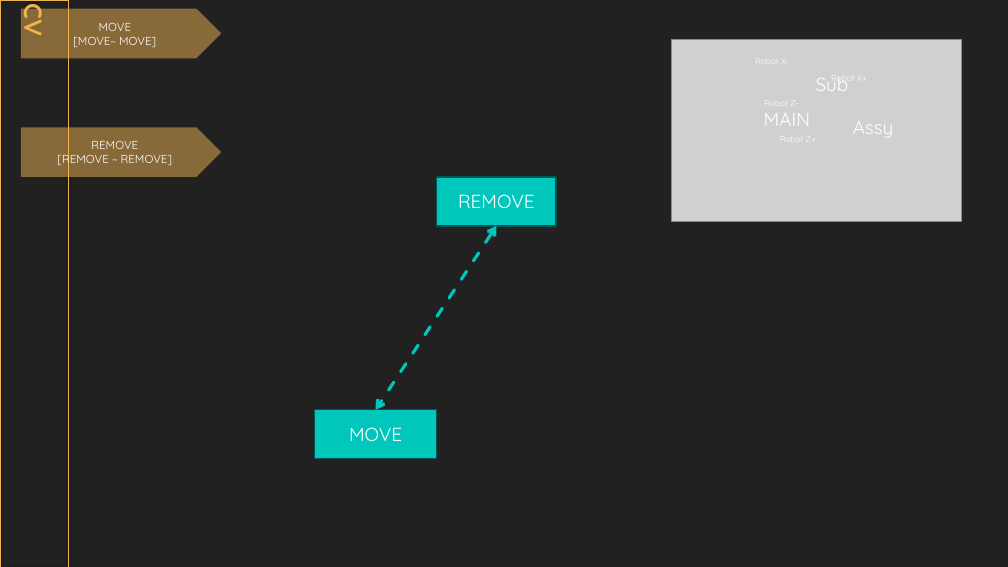
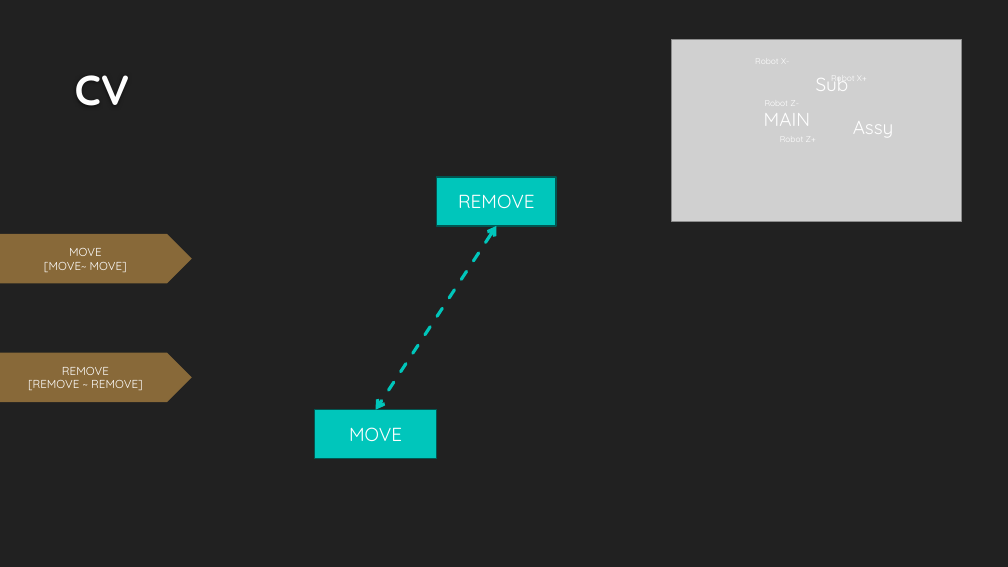
Before and after one commit to DualsoftDev/ds, a slide deck: slide 2 of DsDotNet/src/UnitTest/UnitTest.Model/ImportOfficeExample/Sample/Lib/Conveyor/CV.pptx. Drawn at 1008x567 pixels with LibreOffice and Linux fonts; fonts in the diff are those of the drawing; grey boxes stand for pictures; background and template pictures are left out. Boxes give left, top, right and bottom in pixels: in the first picture for what was removed or moved away, otherwise in the second. Text is boxed around its words. In the diff, an @@ line names an element or a change of style, - is before the commit and + after.

```diff
--- a/DsDotNet/src/UnitTest/UnitTest.Model/ImportOfficeExample/Sample/Lib/Conveyor/CV.pptx
+++ b/DsDotNet/src/UnitTest/UnitTest.Model/ImportOfficeExample/Sample/Lib/Conveyor/CV.pptx
@@ title "CV": place and size @@
-title "CV" at bbox=[0, 0, 68, 567]
+title "CV" at bbox=[75, 75, 130, 106]
@@ title "CV" at bbox=[75, 75, 130, 106]: size 24 to 40 pt, text colour #EFB251 to #FEFEFE; alignment centre to left; vertical alignment middle to bottom; outline #EFB251 0.75 pt to none; shadow off @@
@@ pentagon arrow "MOVE": place and size @@
-pentagon arrow "MOVE" at bbox=[21, 8, 222, 58]
+pentagon arrow "MOVE" at bbox=[0, 234, 192, 284]
@@ pentagon arrow "REMOVE": place and size @@
-pentagon arrow "REMOVE" at bbox=[21, 127, 222, 177]
+pentagon arrow "REMOVE" at bbox=[0, 352, 192, 402]
```
Also in this commit, not shown: 7 other files.
